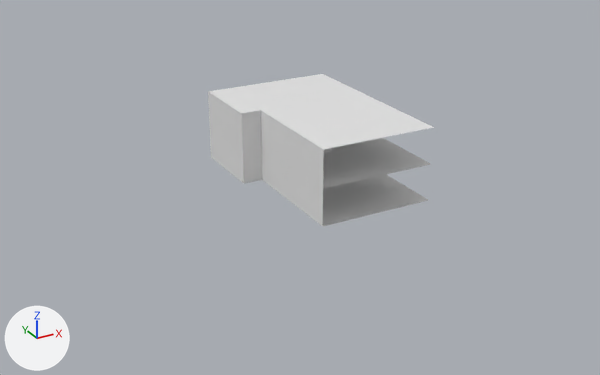
Two versions of the Blender file Outside/Desierto.blend, one commit apart.
The view is the same before and after, from a 50 mm camera at (-18.8, -36.0, 17.9) aimed at (1.7, 1.3, -0.7). Lighting does not change. The marker at lower left points along +X, +Y and +Z.

The older version as bpy lines, for what is in view:
```python
ob_escaleras = bpy.data.objects.new('Escaleras', me_cubo_003)
ob_escaleras.location = (-4.58, 8.38, 0.79)
ob_escaleras.scale = (1.0, 1.65, 0.7)
ob_lower_floor = bpy.data.objects.new('Lower Floor', me_cubo)
ob_lower_floor.location = (1.48, 2.99, 0.98)
ob_lower_floor.scale = (1.2, 1.2, 1.0)
ob_muro_de_piedra = bpy.data.objects.new('Muro de piedra', me_cubo_007)
ob_muro_de_piedra.location = (0.78, 3.54, 0.94)
ob_muro_de_piedra.scale = (5.8, 6.5, 0.8)
ob_pasto = bpy.data.objects.new('Pasto', me_plano)
ob_pasto.location = (-0.07, 6.28, -0.03)
ob_pasto.scale = (5.78, 3.73, 0.857)
ob_roof = bpy.data.objects.new('Roof', me_cubo_005)
ob_roof.location = (1.48, 2.99, 8.44)
ob_roof.scale = (1.2, 1.2, 1.0)
ob_upper_floor = bpy.data.objects.new('Upper Floor', me_cubo_002)
ob_upper_floor.location = (1.48, 2.99, 4.0)
ob_upper_floor.scale = (1.2, 1.2, 1.0)
ob_upper_rooms = bpy.data.objects.new('Upper Rooms', me_cubo_004)
ob_upper_rooms.location = (1.48, 2.99, 0.2)
ob_upper_rooms.scale = (1.2, 1.2, 1.0)
# me_cubo_005
# before: 0 (-1.53, -6.46, -4.46) at pixel (323, 149), 1 (-2.47, 2.75, -4.46) at pixel (207, 91), 2 (3.8, -6.46, -4.46) at pixel (434, 127), 3 (3.8, 2.75, -4.46) at pixel (322, 73), 4 (-2.47, -0.96, -4.46) at pixel (241, 113)
# before: 5 (-1.53, -0.98, -4.46) at pixel (260, 110), 6 (0.03, 2.75, -4.46) at pixel (255, 84), 7 (-1.82, 2.75, -4.46) at pixel (220, 89), 8 (1.39, 2.75, -4.46) at pixel (280, 80), 9 (0.86, 2.75, -4.46) at pixel (270, 81)
```
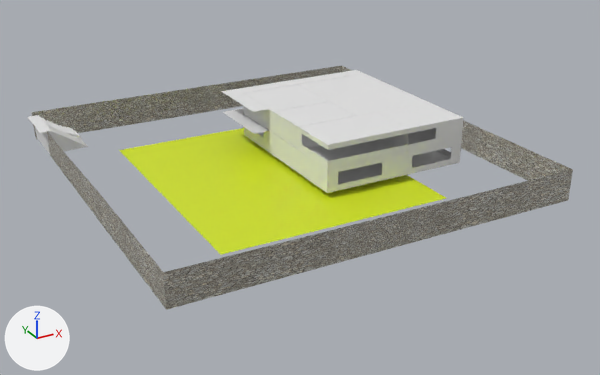
What differs and where, as boxes [x1, y1, x2, y2] in the pictures (600 x 375 px):
'Muro de piedra', shown
    after: [31, 66, 573, 310]
'Pasto', shown
    after: [119, 128, 446, 255]
'Lower Floor', reshaped, moved (21% shorter)
    before: [210, 126, 428, 226]
    after: [244, 114, 462, 193]
'Roof', reshaped, moved (7% wider)
    before: [208, 74, 434, 150]
    after: [221, 70, 463, 145]
'Upper Floor', reshaped, moved
    before: [323, 138, 430, 188]
    after: [223, 73, 463, 169]
'Upper Rooms', deleted
    before: [208, 92, 331, 189]
'Escaleras', shown
    after: [28, 115, 88, 154]

Diff of the bpy script that builds the scene:
```diff
--- a/Outside/Desierto.blend.py
+++ b/Outside/Desierto.blend.py
@@ me_cubo_007 @@
 # used by ob_muro_de_piedra; location = (0.78, 3.54, 0.94); scale = (5.8, 6.5, 0.8)
-me_cubo_007.from_pydata(...)  # 80 vertices, 120 faces; spans x -1.14..1.05, y -1.31..1.0, z -1.28..1.0
+me_cubo_007.from_pydata(...)  # 80 vertices, 120 faces; spans x -1.83..1.99, y -1.82..1.66, z -1.28..1.0
+# me_cubo_007 part 1: 80 of 80 vertices moved; they spanned x -1.14..1.05, y -1.31..1.0, z -1.28..1.0 and now span x -1.83..1.99, y -1.82..1.66, z -1.28..1.0; mean shift (0.02, 0.14, 0.0); largest move (1.05, 1.0, -0.51) -> (1.98, 1.65, -0.51)
 me_cubo_007.materials.append(mat_pared_002)
@@ me_cubo_002 @@
 # used by ob_upper_floor; location = (1.48, 2.99, 4.0); scale = (1.2, 1.2, 1.0)
-me_cubo_002.from_pydata(...)  # 8 vertices, 1 face; spans x -2.47..3.8, y -6.46..2.75, z -2.0
+me_cubo_002.from_pydata(...)  # 86 vertices, 36 faces, 3 loose edges; spans x -2.37..5.73, y -6.48..2.75, z -2.0..-0.64
+# me_cubo_002 part 2: 7 vertices removed from x -2.47..3.8, y -6.46..2.75, z -2.0; 85 vertices added at x -2.37..5.73, y -6.48..2.75, z -2.0..-0.64
+me_cubo_002.materials.append(mat_material)  # white #e7e7e7
@@ me_cubo @@
 # used by ob_lower_floor; location = (1.48, 2.99, 0.98); scale = (1.2, 1.2, 1.0)
-me_cubo.from_pydata(...)  # 27 vertices, 9 faces; spans x -2.47..3.8, y -6.46..2.77, z -1.0..1.0
+me_cubo.from_pydata(...)  # 103 vertices, 37 faces, 2 loose edges; spans x -1.54..5.75, y -6.47..1.94, z -2.01..-0.63
+# me_cubo part 4: 27 vertices removed from x -2.47..3.8, y -6.46..2.77, z -1.0..1.0; 103 vertices added at x -1.54..5.75, y -6.47..1.94, z -2.01..-0.63
@@ me_cubo_005 @@
 me_cubo_005.from_pydata(...)  # 10 vertices, 1 face; spans x -2.47..3.8, y -6.46..2.75, z -4.46
 # used by ob_roof; location = (1.48, 2.99, 8.44); scale = (1.2, 1.2, 1.0)
 # verts and faces of me_cubo_005; kept vertices keep their numbers, new ones are numbered from 10
+# me_cubo_005 part 3
+delete_vertices([6, 8, 9])  # with the faces that use them
+verts[1] = (-2.36, 2.75, -4.46)  # moved, pixel (221, 91)
+verts[4] = (-2.36, -0.96, -4.46)  # moved, pixel (253, 111)
+verts[2] = (5.72, -6.46, -4.42)  # moved, pixel (463, 117)
+verts[3] = (5.72, 2.75, -4.42)  # moved, pixel (356, 69)
+verts[10] = (-1.53, 2.75, -4.46)  # pixel (235, 89)
+faces += [(1, 7, 10, 5, 4), (0, 5, 10, 3, 2)]
@@ ob_pasto @@
 ob_pasto.scale = (5.78, 3.73, 0.857)
-ob_pasto.hide_set(True)  # its collection is switched off
@@ ob_muro_de_piedra @@
 ob_muro_de_piedra.scale = (5.8, 6.5, 0.8)
-ob_muro_de_piedra.hide_set(True)  # its collection is switched off
@@ ob_escaleras @@
 ob_escaleras = bpy.data.objects.new('Escaleras', me_cubo_003)
-ob_escaleras.location = (-4.58, 8.38, 0.79)
+ob_escaleras.location = (-8.53, 12.65, 0.91)
 ob_escaleras.scale = (1.0, 1.65, 0.7)
-ob_escaleras.hide_set(True)  # its collection is switched off
@@ ob_upper_floor @@
 ob_upper_floor = bpy.data.objects.new('Upper Floor', me_cubo_002)
-ob_upper_floor.location = (1.48, 2.99, 4.0)
+ob_upper_floor.location = (3.36, 5.72, 3.64)
 ob_upper_floor.scale = (1.2, 1.2, 1.0)
@@ ob_lower_floor @@
 ob_lower_floor = bpy.data.objects.new('Lower Floor', me_cubo)
-ob_lower_floor.location = (1.48, 2.99, 0.98)
+ob_lower_floor.location = (3.33, 5.72, 2.3)
 ob_lower_floor.scale = (1.2, 1.2, 1.0)
@@ ob_upper_rooms @@
-ob_upper_rooms = bpy.data.objects.new('Upper Rooms', me_cubo_004)
@@ ob_roof @@
 ob_roof = bpy.data.objects.new('Roof', me_cubo_005)
-ob_roof.location = (1.48, 2.99, 8.44)
+ob_roof.location = (3.33, 5.72, 7.42)
 ob_roof.scale = (1.2, 1.2, 1.0)
```
